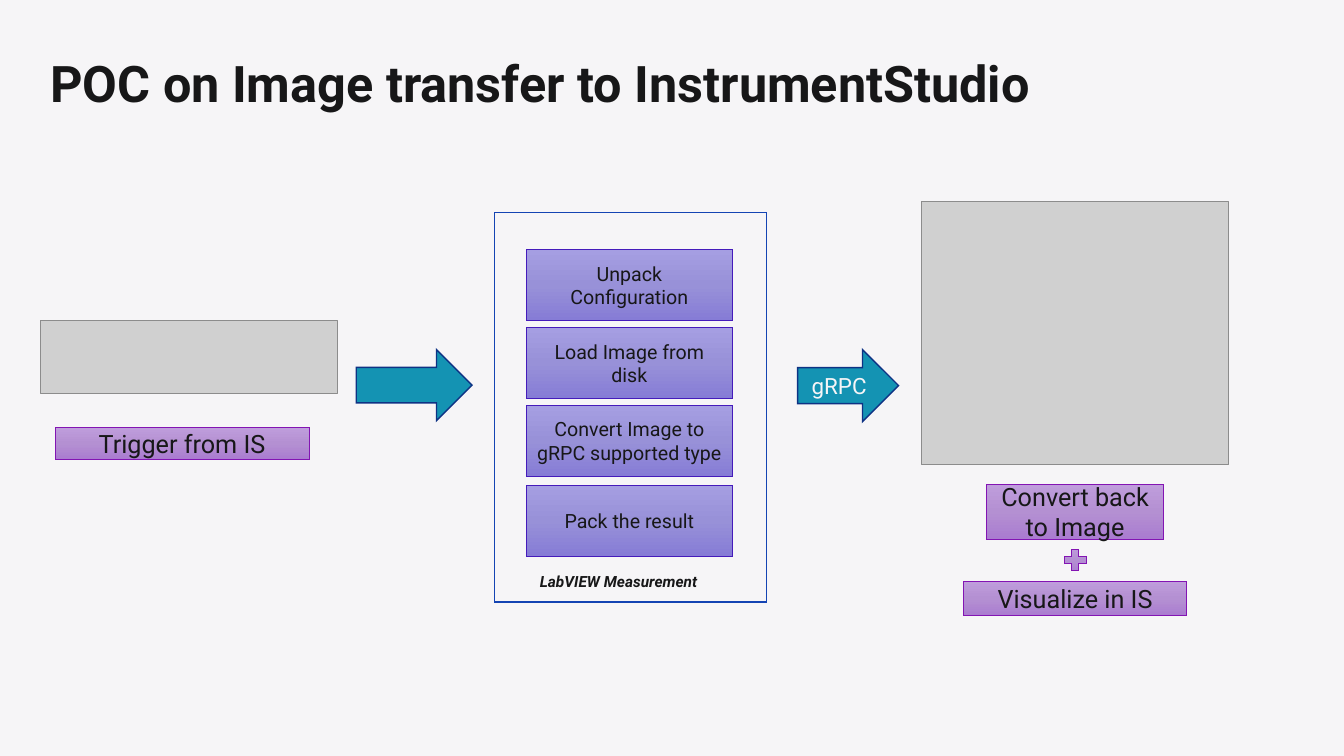
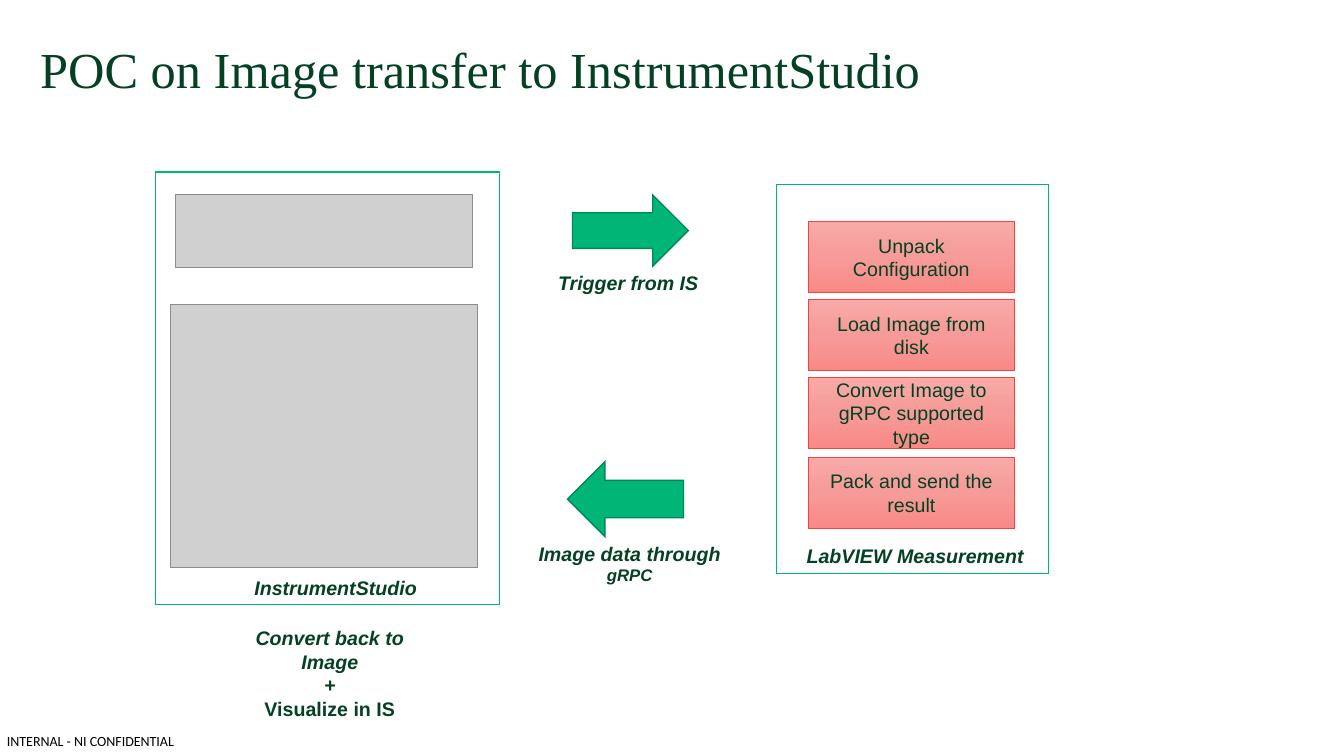
Before and after one commit to ni/measurement-plugin-labview, a slide deck: slide 2 of Source/Example Measurements/Image rendering/Image Transfer in MeasurementLink example.pptx. Drawn at 1344x756 pixels with LibreOffice and Linux fonts; fonts in the diff are those of the drawing; grey boxes stand for pictures; background and template pictures are left out. Boxes give left, top, right and bottom in pixels: in the first picture for what was removed or moved away, otherwise in the second. Text is boxed around its words. In the diff, an @@ line names an element or a change of style, - is before the commit and + after.

```diff
--- a/Source/Example Measurements/Image rendering/Image Transfer in MeasurementLink example.pptx
+++ b/Source/Example Measurements/Image rendering/Image Transfer in MeasurementLink example.pptx
@@ background picture (left out) to #FFFFFF @@
@@ title "POC on Image transfer to ..." at bbox=[40, 52, 920, 99]: font Roboto to Times New Roman, text colour #171718 to #044123, bold off; vertical alignment middle to top @@
@@ rectangle added at bbox=[156, 172, 500, 605], fill #FFFFFF, outline #00B677 1 pt @@
@@ picture: place and size @@
-picture at bbox=[40, 321, 338, 393]
+picture at bbox=[175, 195, 473, 267]
@@ right arrow: place and size @@
-right arrow at bbox=[356, 350, 472, 421]
+right arrow at bbox=[573, 195, 689, 266]
@@ right arrow at bbox=[573, 195, 689, 266]: fill #1493B3 to #00B677; outline #0F3284 1 pt to #008758 1 pt @@
@@ rectangle: place and size @@
-rectangle at bbox=[494, 213, 766, 603]
+rectangle at bbox=[776, 185, 1049, 575]
@@ rectangle at bbox=[776, 185, 1049, 575]: fill #F6F5F7 to #FFFFFF; outline #1444B3 1 pt to #00B677 1 pt @@
@@ text "Trigger from IS": place and size @@
-text "Trigger from IS" at bbox=[54, 427, 309, 460]
+text "Trigger from IS" at bbox=[558, 275, 698, 294]
@@ text "Trigger from IS" at bbox=[558, 275, 698, 294]: size 18 to 14 pt, font Roboto to Arial, text colour #171718 to #044123, bold on, italic on; alignment centre to left; vertical alignment middle to top; fill gradient #BF9EDD to #B491D2 to #AA7CD1 to none; outline #8314B3 0.5 pt to none @@
@@ 3 rectangles: place and size @@
-3 rectangles at bbox=[526, 250, 733, 476]
+3 rectangles at bbox=[809, 222, 1015, 448]
@@ font Roboto to Arial, text colour #171718 to #044123; fill gradient #A59EE2 to #9991D8 to #877DD7 to gradient #F8AAA8 to #F69C9A to #F98986; outline #451BBB 0.5 pt to #EF453E 0.5 pt in 3 elements at bbox=[809, 222, 1015, 292], bbox=[809, 377, 1015, 448], bbox=[809, 299, 1015, 370] @@
@@ picture: place and size @@
-picture at bbox=[922, 202, 1229, 465]
+picture at bbox=[170, 304, 478, 568]
@@ right arrow removed at bbox=[798, 350, 898, 421] @@
-gRPC
@@ left arrow added at bbox=[568, 462, 684, 536], fill #00B677, outline #008758 1 pt @@
@@ rectangle "Pack and send the result": place and size @@
-rectangle "Pack and send the result" at bbox=[526, 485, 733, 556]
+rectangle "Pack and send the result" at bbox=[809, 458, 1015, 528]
@@ rectangle "Pack and send the result" at bbox=[809, 458, 1015, 528]: fill gradient #A59EE2 to #9991D8 to #877DD7 to gradient #F8AAA8 to #F69C9A to #F98986; outline #451BBB 0.5 pt to #EF453E 0.5 pt @@
@@ text in rectangle at bbox=[830, 473, 992, 513]: text changed; font Roboto to Arial; text colour #171718 to #044123 @@
-Pack the result
+Pack and send the result
@@ rectangle removed at bbox=[987, 484, 1165, 539] @@
-Convert back to Image
@@ text "LabVIEW Measurement": place and size @@
-text "LabVIEW Measurement" at bbox=[540, 575, 697, 587]
+text "LabVIEW Measurement" at bbox=[807, 548, 1024, 564]
@@ text "LabVIEW Measurement" at bbox=[807, 548, 1024, 564]: size 11 to 14 pt, font Roboto to Arial, text colour #171718 to #044123 @@
@@ text added at bbox=[539, 546, 721, 585], 14 pt, text #044123, bold, italic @@
+Image data through
+gRPC
@@ plus sign removed at bbox=[1061, 546, 1091, 574] @@
@@ text added at bbox=[254, 580, 416, 596], 14 pt, text #044123, bold, italic @@
+InstrumentStudio
@@ rectangle removed at bbox=[964, 582, 1187, 616] @@
-Visualize in IS
@@ text added at bbox=[256, 630, 403, 717], 14 pt, text #044123, bold, italic @@
+Convert back to Image
++
+Visualize in IS
@@ text added at bbox=[7, 737, 174, 746], 10 pt, text #000000 @@
+INTERNAL - NI CONFIDENTIAL
```
Also in this commit, not shown: 1 other slide changed, 3 slides added, 1 slide removed, 7 other files.
